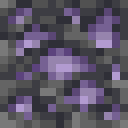
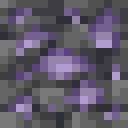
Layer changes from the first 128×128 image to the second:
painted on "Layer 1" over bbox(0, 0, 128, 128)
